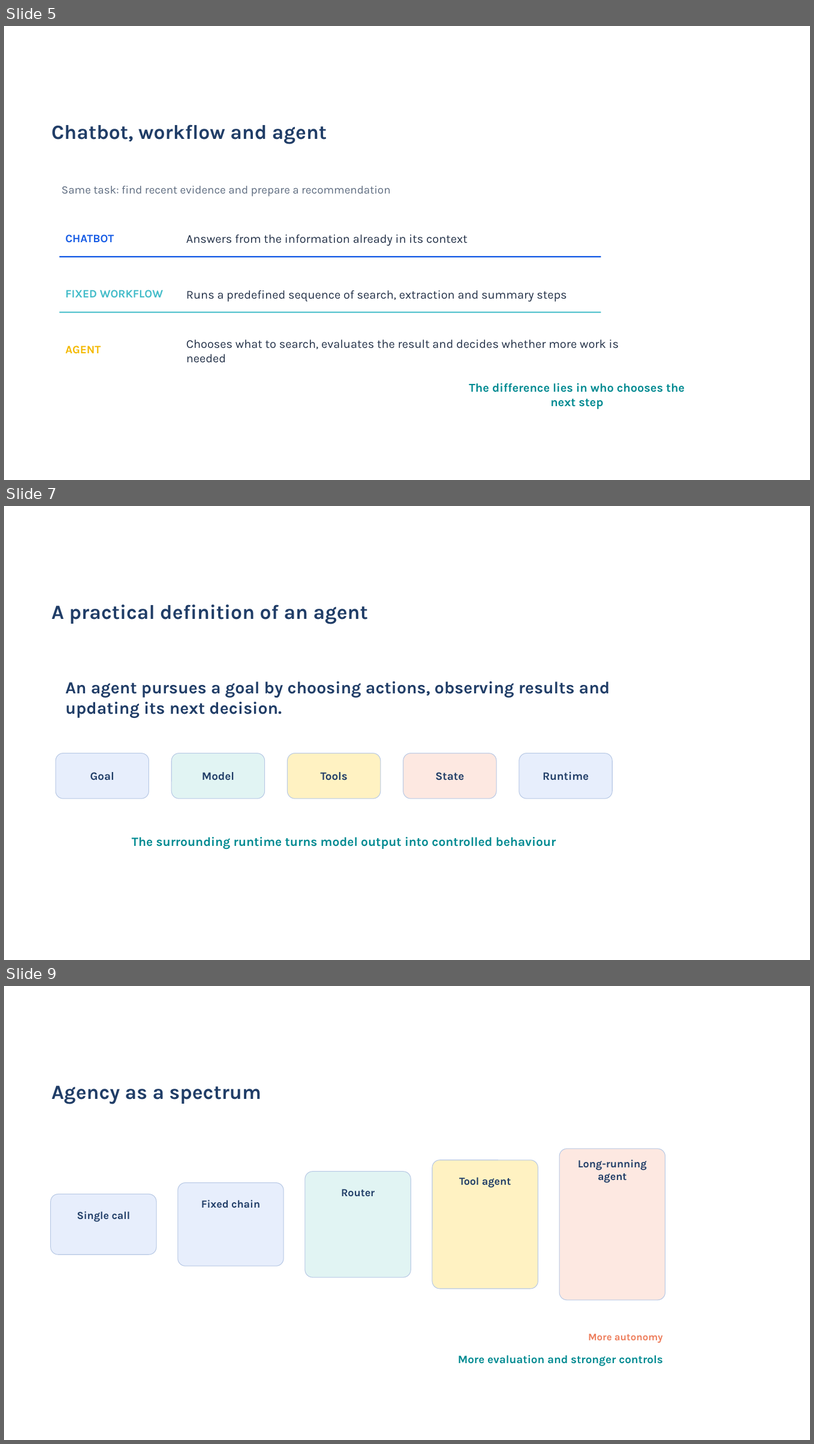
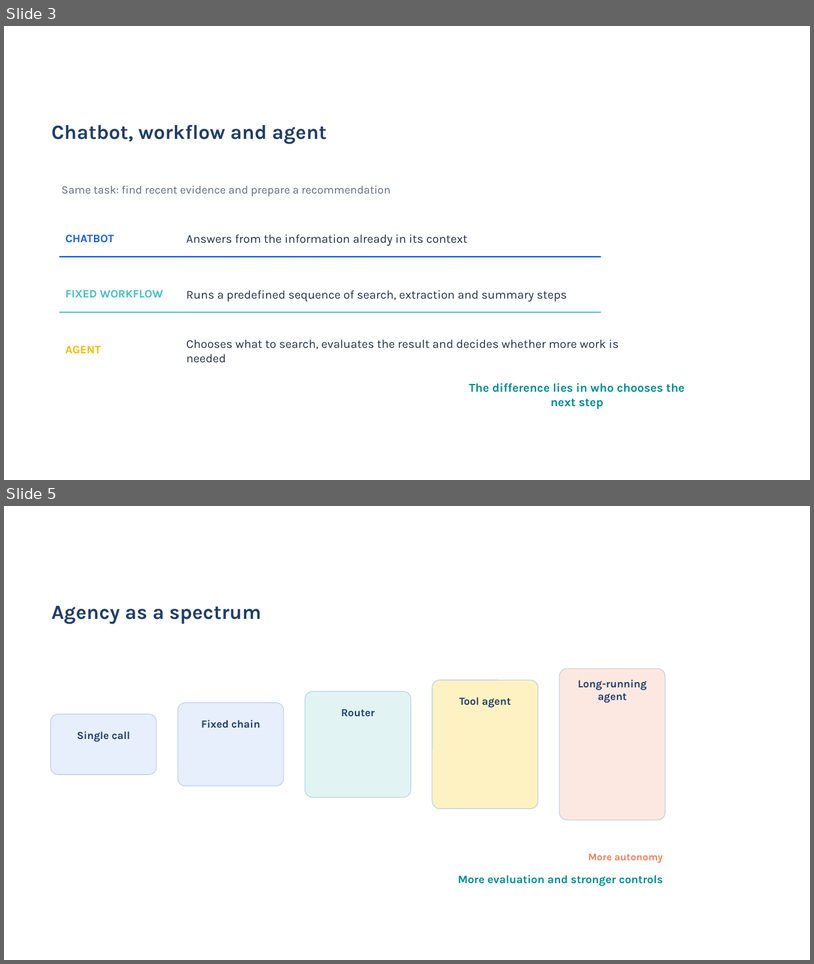
Before and after one commit to acceleratescience/hands-on-agentic-ai, a slide deck: slides/ai-agents.pptx. Shown one above the other, each under a label of ours: slides 5, 7 and 9 before the commit, slides 3 and 5 after it; the slides between them are not shown. The pictures are 814x1444 and 814x964 pixels, drawn with LibreOffice and Linux fonts; fonts in the diff are those of the drawing; background and template pictures are left out. Boxes give left, top, right and bottom in pixels: in the first picture for what was removed or moved away, otherwise in the second. Text is boxed around its words. In the diff, an @@ line names an element or a change of style, - is before the commit and + after.

```diff
--- a/slides/ai-agents.pptx
+++ b/slides/ai-agents.pptx
@@ slide 7 removed at box(4, 506, 810, 960), background picture (left out) @@
@@ text removed at box(51, 604, 368, 624) @@
-A practical definition of an agent
@@ text removed at box(65, 681, 611, 718) @@
-An agent pursues a goal by choosing actions, observing results and updating its next decision.
@@ rounded rectangle removed at box(56, 753, 149, 798) @@
@@ rounded rectangle removed at box(171, 753, 265, 798) @@
@@ rounded rectangle removed at box(288, 753, 381, 798) @@
@@ rounded rectangle removed at box(403, 753, 497, 798) @@
@@ rounded rectangle removed at box(519, 753, 612, 798) @@
@@ text removed at box(90, 772, 114, 780) @@
-Goal
@@ text removed at box(202, 772, 234, 780) @@
-Model
@@ text removed at box(321, 772, 348, 780) @@
-Tools
@@ text removed at box(435, 772, 464, 780) @@
-State
@@ text removed at box(543, 771, 589, 780) @@
-Runtime
@@ text removed at box(132, 837, 556, 849) @@
-The surrounding runtime turns model output into controlled behaviour
@@ what was slide 5 is now slide 3 @@
@@ what was slide 9 is now slide 5 @@
```
Also in this commit, not shown: 5 slides changed, 7 other slides removed.
